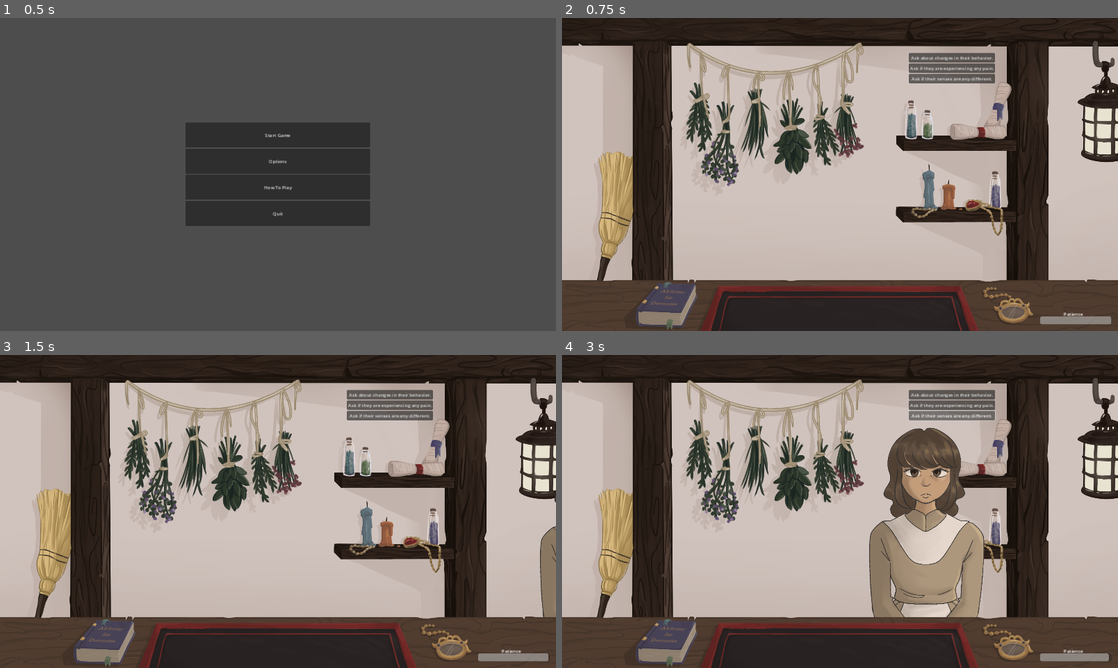
Above: before the commit, frames 1-4 (two rows, left to right).
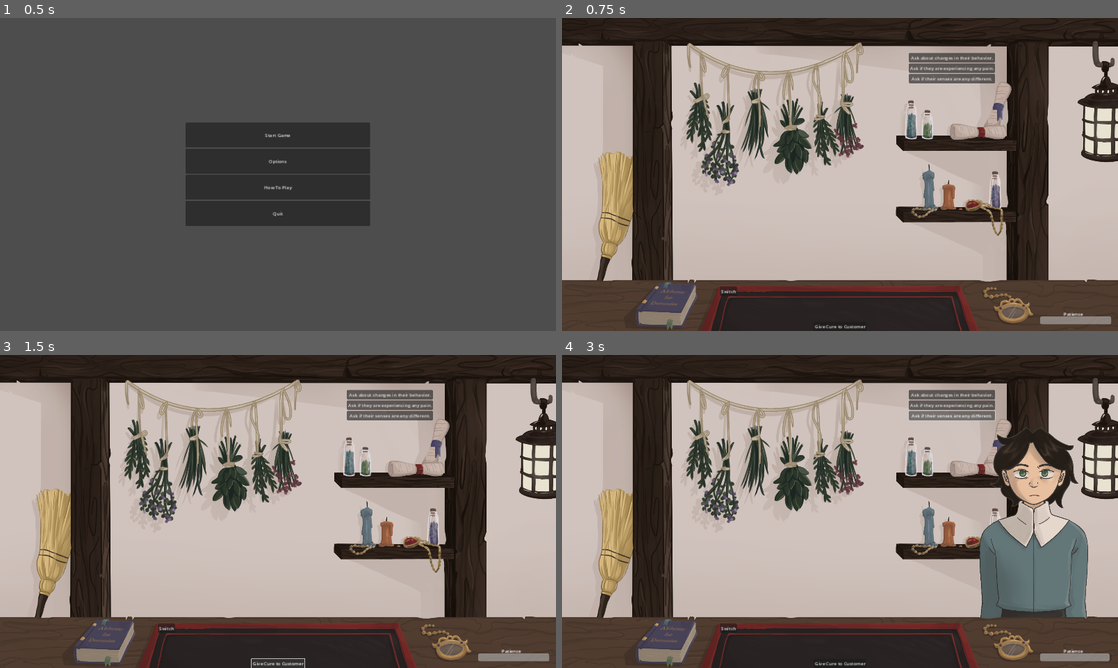
Above: after the commit, the same moments.

Repository: jkostello/Pirate-Software-Jam-15
Game: Godot game, scene res://UI/title_screen.tscn
Two runs of this game, one before a commit and one after it. Both use one fixed random seed, a clock stepped at 60 frames per second and the inputs below. The engine's default icon, where the game draws it, is replaced by a stand-in: a white triangle on a blue panel in a dark square.
Inputs (mouse positions are in pixels of both pictures, inside the frame that each line leads up to):
- Up to frame 1 (0.5 s): no input
- Up to frame 2 (0.75 s): click "Start Game" at 0.5 s
- Up to frame 3 (1.5 s): click (278, 664) at 1.25 s, where only the run after the commit has a clickable "Give Cure to Customer"
- Up to frame 4 (3 s): click "Ask if they are experiencing …" at 2 s; click "Ask if their senses are any d…" at 2.75 s

Frame 1 is identical in both runs. In frame 2, 0.1% of the frame differs, in the area x 28-55%, y 85-100%; in frame 3, 0.9%; in frame 4, 17%, in the area x 28-99%, y 23-100%.

Commit message:
Cure matching added
cures not yet implemented though

Diff:
--- a/Circles/circle.gd
+++ b/Circles/circle.gd
@@ -20,7 +20,7 @@
 	var new_item_id : String
 	match ritual_array:
 		# Format: ["circle", "dust", "ingredient1", "ingredient2"...]
-		["Example", "ingredint1", "2", "3"]:
+		["Example", "ingredient1", "2", "3"]:
 			new_item_id = "example"
 		["Triangle1", "golddust", "Claws", "Eyes", "Feathers"]:
 			new_item_id = "test"
--- a/Customers/ailments.gd
+++ b/Customers/ailments.gd
@@ -4,45 +4,45 @@
 # Ailment format: { cureObject = [Symptom1, Symptom2, Symptom3] }
 
 var prideAilments = [
-	{ 'cure1' = ['Irritable', 'Compliments', 'Heavy Breathing'] },
-	{ 'cure2' = ['Arm Pain', 'Sweaty', 'Dry Mouth'] },
-	{ 'cure3' = ['Poor Vision', 'Paranoia', 'Bouncy'] }
+	{ 'pride1' = ['Irritable', 'Compliments', 'Heavy Breathing'] },
+	{ 'pride2' = ['Arm Pain', 'Sweaty', 'Dry Mouth'] },
+	{ 'pride3' = ['Poor Vision', 'Paranoia', 'Bouncy'] }
 ]
 
 var greedAilments = [
-	{ 'cure1' = ['Sweaty', 'Paranoia', 'Arm Pain'] },
-	{ 'cure2' = ['Irritable', 'Dry Mouth', 'Dulled Touch'] },
-	{ 'cure3' = ['Dulled Taste', 'Paranoia', 'Compliments'] }
+	{ 'greed1' = ['Sweaty', 'Paranoia', 'Arm Pain'] },
+	{ 'greed2' = ['Irritable', 'Dry Mouth', 'Dulled Touch'] },
+	{ 'greed3' = ['Dulled Taste', 'Paranoia', 'Compliments'] }
 ]
 
 var wrathAilments = [
-	{ 'cure1' = ['Irritable', 'Bouncy', 'Hungry'] },
-	{ 'cure2' = ['Arm Pain', 'Dulled Touch', 'Heavy Breathing'] },
-	{ 'cure3' = ['Poor Vision', 'Leg Pain', 'Paranoia'] }
+	{ 'wrath1' = ['Irritable', 'Bouncy', 'Hungry'] },
+	{ 'wrath2' = ['Arm Pain', 'Dulled Touch', 'Heavy Breathing'] },
+	{ 'wrath3' = ['Poor Vision', 'Leg Pain', 'Paranoia'] }
 ]
 
 var envyAilments = [
-	{ 'cure1' = ['Poor Vision', 'Paranoia', 'Headache'] },
-	{ 'cure2' = ['Dry Mouth', 'Irritable', 'Bouncy'] },
-	{ 'cure3' = ['Dulled Taste', 'Heavy Breathing', 'Hungry'] }
+	{ 'envy1' = ['Poor Vision', 'Paranoia', 'Headache'] },
+	{ 'envy2' = ['Dry Mouth', 'Irritable', 'Bouncy'] },
+	{ 'envy3' = ['Dulled Taste', 'Heavy Breathing', 'Hungry'] }
 ]
 
 var lustAilments = [
-	{ 'cure1' = ['Sweaty', 'Dry Mouth', 'Smoke Smell'] },
-	{ 'cure2' = ['Heavy Breathing', 'Irritable', 'Dulled Taste'] },
-	{ 'cure3' = ['Irritable', 'Headache', 'Compliments'] }
+	{ 'lust1' = ['Sweaty', 'Dry Mouth', 'Smoke Smell'] },
+	{ 'lust2' = ['Heavy Breathing', 'Irritable', 'Dulled Taste'] },
+	{ 'lust3' = ['Irritable', 'Headache', 'Compliments'] }
 ]
 
 var gluttonyAilments = [
-	{ 'cure1' = ['Hungry', 'Heavy Breathing', 'Dulled Taste'] },
-	{ 'cure2' = ['Smoke Smell', 'Narcolepsy', 'Sweaty'] },
-	{ 'cure3' = ['Leg Pain', 'Dry Mouth', 'Bouncy'] }
+	{ 'gluttony1' = ['Hungry', 'Heavy Breathing', 'Dulled Taste'] },
+	{ 'gluttony2' = ['Smoke Smell', 'Narcolepsy', 'Sweaty'] },
+	{ 'gluttony3' = ['Leg Pain', 'Dry Mouth', 'Bouncy'] }
 ]
 
 var slothAilments = [
-	{ 'cure1' = ['Narcolepsy', 'Leg Pain', 'Smoke Smell'] },
-	{ 'cure2' = ['Poor Vision', 'Headache', 'Heavy Breathing'] },
-	{ 'cure3' = ['Narcolepsy', 'Dulled Touch', 'Hungry'] }
+	{ 'sloth1' = ['Narcolepsy', 'Leg Pain', 'Smoke Smell'] },
+	{ 'sloth2' = ['Poor Vision', 'Headache', 'Heavy Breathing'] },
+	{ 'sloth3' = ['Narcolepsy', 'Dulled Touch', 'Hungry'] }
 ]
 
 func get_random_sin():
--- a/Customers/customer.gd
+++ b/Customers/customer.gd
@@ -13,6 +13,7 @@
 var pain_symptom := ''
 var sense_symptom := ''
 var body_symptom := ''
+var cure
 
 # Called when the node enters the scene tree for the first time.
 func _ready():
@@ -21,7 +22,7 @@
 	sin = sin[0]
 	var randomAilment = get_random_ailment(sin)
 
-	var cure = randomAilment.keys()[0]
+	cure = randomAilment.keys()[0]
 	var ailment = randomAilment.values()[0]
 
 
--- a/Ingredients/base_ingredient.tscn
+++ b/Ingredients/base_ingredient.tscn
@@ -84,7 +84,6 @@
 metadata/_edit_group_ = true
 
 [node name="DevVisual" type="ColorRect" parent="ClickableArea"]
-visible = false
 layout_mode = 1
 anchors_preset = 15
 anchor_right = 1.0
--- a/UI/main_screen.gd
+++ b/UI/main_screen.gd
@@ -7,6 +7,7 @@
 var sinnersHelped := 0
 @export var dailyCount = [0, 3, 4, 5, 7, 9]
 signal fadeOutFinish
+
 var title_screen : PackedScene = load("res://UI/title_screen.tscn")
 
 func _ready():
@@ -114,3 +115,22 @@
 		$Ritual/BookOpen.visible =  book_open
 		$Ritual/BookClosed.visible = not book_open
 		%Book._on_button_pressed()
+
+func _on_cure_button_pressed():
+	var cure
+	var item
+	for _c in %Shop.get_children():
+		if _c is Ailments:
+			print(_c.cure)
+			cure = _c.cure
+	for _i in $Ritual/CirclePos.get_children():
+		if _i is Ingredient:
+			print(_i.identifier)
+			item = _i.identifier
+	if cure == item:
+		%CustomerTimer.start()
+		generate_customer()
+	else:
+		failed()
+		generate_customer()
+		%CustomerTimer.start()
--- a/UI/main_screen.tscn
+++ b/UI/main_screen.tscn
@@ -405,12 +405,25 @@
 anchor_top = 1.0
 anchor_bottom = 1.0
 offset_left = 545.0
-offset_top = 928.0
-offset_right = 626.0
-offset_bottom = 2008.0
+offset_top = -152.0
+offset_right = 604.0
+offset_bottom = -121.0
 grow_vertical = 0
 focus_mode = 0
 text = "Switch"
+
+[node name="CureButton" type="Button" parent="CanvasLayer"]
+anchors_preset = 7
+anchor_left = 0.5
+anchor_top = 1.0
+anchor_right = 0.5
+anchor_bottom = 1.0
+offset_left = -91.5
+offset_top = -31.0
+offset_right = 91.5
+grow_horizontal = 2
+grow_vertical = 0
+text = "Give Cure to Customer"
 
 [node name="MainMenu" parent="CanvasLayer" instance=ExtResource("5_xxfp2")]
 visible = false
@@ -473,6 +486,7 @@
 [connection signal="pressed" from="Shop/Desk/TempGenerator" to="." method="_on_temp_generator_pressed"]
 [connection signal="pressed" from="CanvasLayer/Bookbutton" to="." method="_on_bookbutton_pressed"]
 [connection signal="pressed" from="CanvasLayer/Switch" to="." method="_on_switch_pressed"]
+[connection signal="pressed" from="CanvasLayer/CureButton" to="." method="_on_cure_button_pressed"]
 [connection signal="timeout" from="CanvasLayer/VisibleTimer/CustomerTimer" to="." method="_on_customer_timer_timeout"]
 
 [editable path="Ritual"]
Not shown: 1 places in UI/main_screen.tscn that only renumber resources
